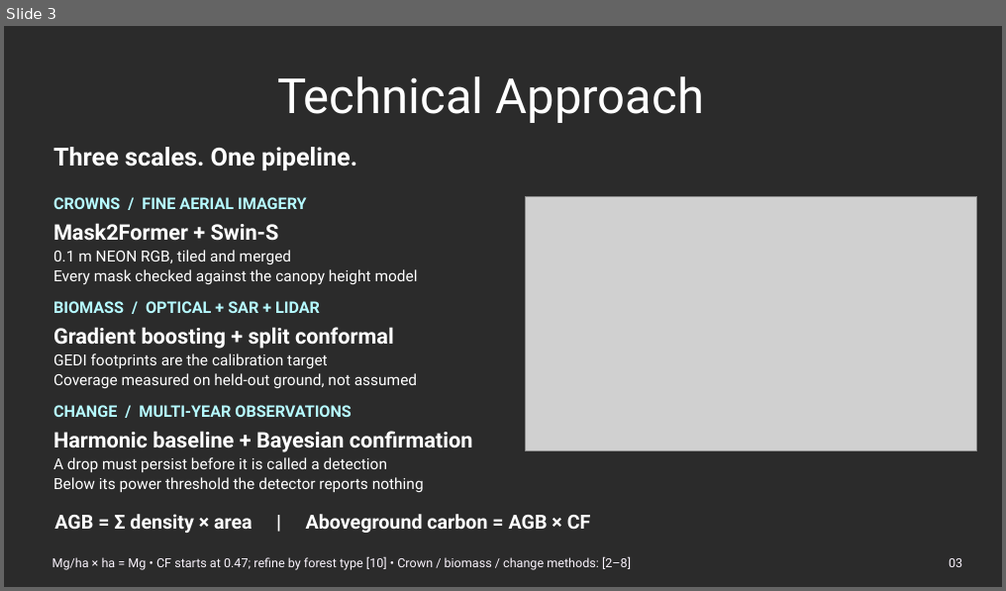
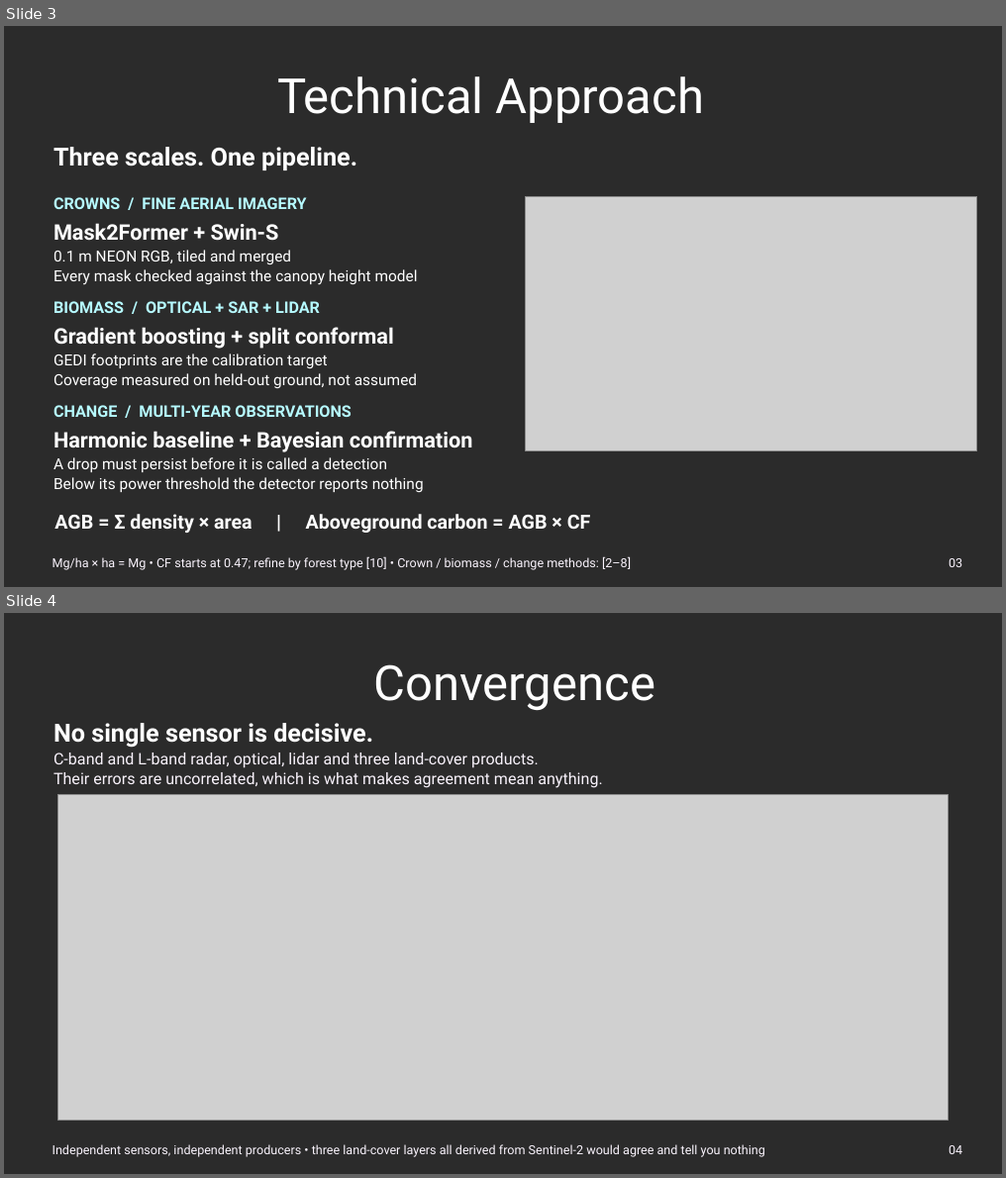
Before and after one commit to varadharajanv0310/SylvaSense, a slide deck: Order_of_One_ORION1.0_v2.pptx. Shown one above the other, each under a label of ours: slide 3 before the commit, slides 3 and 4 after it. The pictures are 1006x591 and 1006x1178 pixels, drawn with LibreOffice and Linux fonts; fonts in the diff are those of the drawing; grey boxes stand for pictures; background and template pictures are left out; a plain dark background stands for a picture behind light text. Boxes give left, top, right and bottom in pixels: in the first picture for what was removed or moved away, otherwise in the second. Text is boxed around its words. In the diff, an @@ line names an element or a change of style, - is before the commit and + after.

```diff
--- a/Order_of_One_ORION1.0_v2.pptx
+++ b/Order_of_One_ORION1.0_v2.pptx
@@ slide 4 added at box(4, 613, 1002, 1174), background picture (left out) @@
@@ text added at box(373, 664, 655, 710), 46.7 pt, text #FFFFFF @@
+Convergence
@@ text added at box(54, 723, 373, 748), 24 pt, text #FFFFFF, bold @@
+No single sensor is decisive.
@@ text added at box(54, 753, 539, 768), 15.3 pt, text #F9F3FC @@
+C-band and L-band radar, optical, lidar and three land-cover products.
@@ text added at box(54, 772, 602, 788), 15.3 pt, text #F9F3FC @@
+Their errors are uncorrelated, which is what makes agreement mean anything.
@@ picture added at box(57, 795, 948, 1121) @@
@@ text added at box(53, 1145, 765, 1157), 12 pt, text #F9F3FC @@
+Independent sensors, independent producers • three land-cover layers all derived from Sentinel-2 would agree and tell you nothing
@@ text added at box(948, 1146, 962, 1155), 12 pt, text #F9F3FC @@
+04
```
Also in this commit, not shown: 5 slides changed, 1 other slide added, 2 other files.
